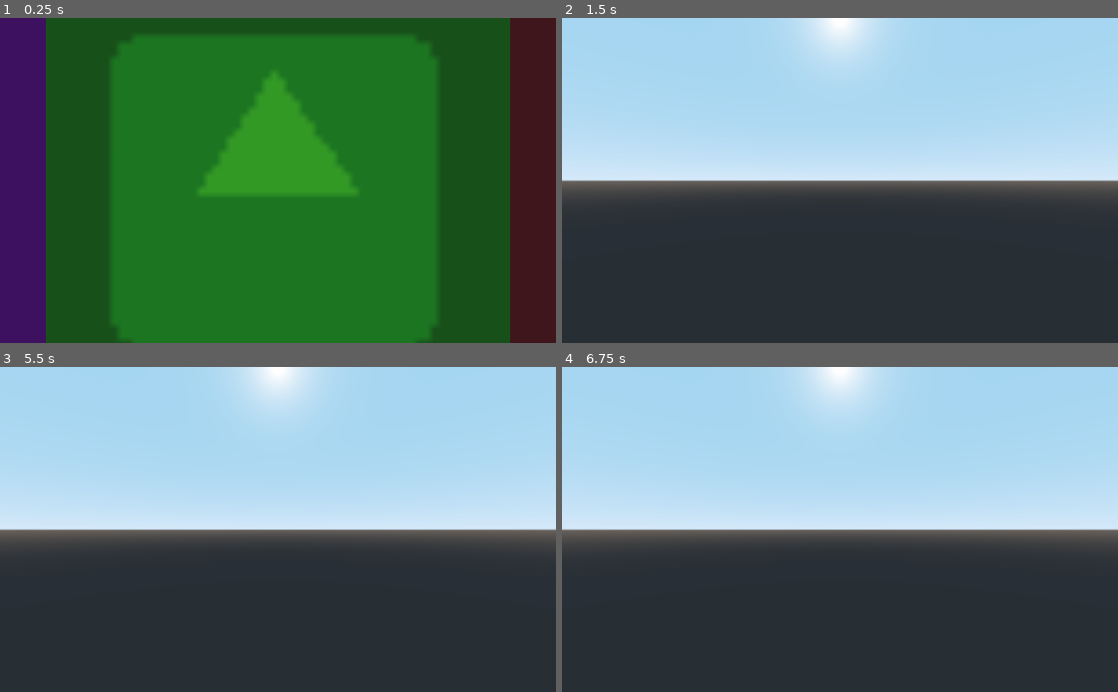
Above: before the commit, frames 1-4 (two rows, left to right).
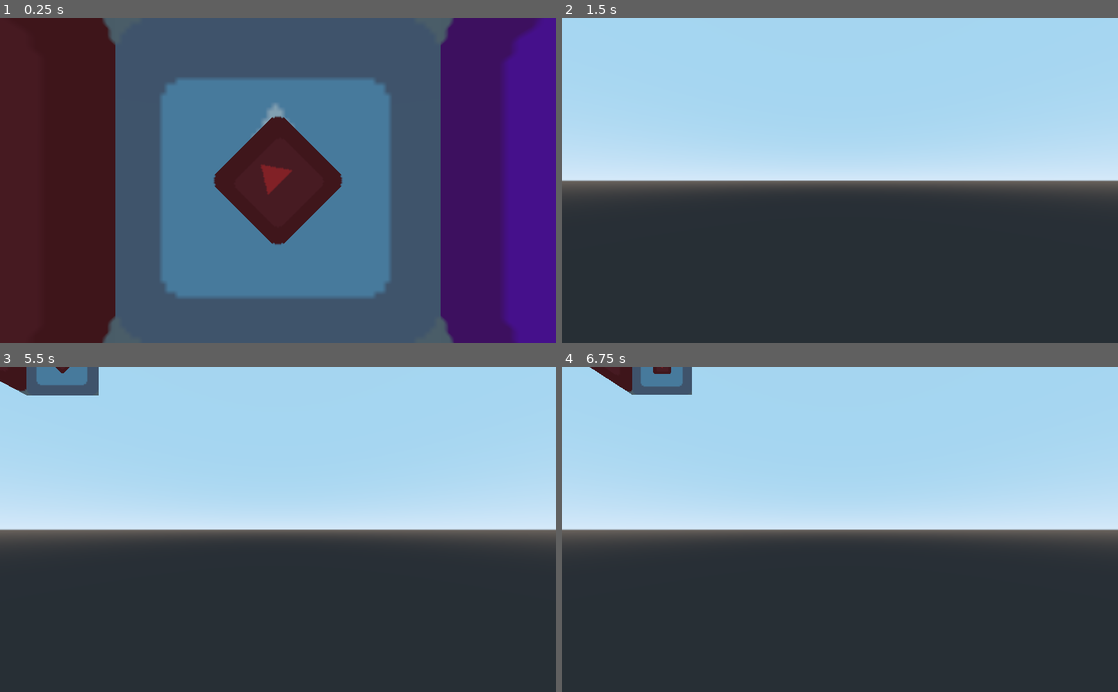
Above: after the commit, the same moments.

Repository: bemain/game-jam-2022w8
Game: Godot game, scene res://World.tscn
Two runs of this game, one before a commit and one after it. Both use one fixed random seed, a clock stepped at 60 frames per second and the inputs below. The engine's default icon, where the game draws it, is replaced by a stand-in: a white triangle on a blue panel in a dark square.
Inputs (mouse positions are in pixels of both pictures, inside the frame that each line leads up to):
- Up to frame 1 (0.25 s): no input
- Up to frame 2 (1.5 s): tap Enter at 0.5 s; move the mouse to (962, 164) at 0.52 s; hold D 0.53-1.25 s; tap Q at 0.6 s; click (962, 164) at 0.67 s; tap Space at 1.25 s; drag from (728, 196) to (812, 245) at 1.27 s
- Up to frame 3 (5.5 s): tap Enter at 2, 3.5 s; move the mouse to (333, 458) at 2.02 s; hold D 2.03-2.75 s; tap Q at 2.1, 3.6, 5.1 s; tap Space at 2.75, 4.25 s; drag from (250, 594) to (111, 480) at 2.77 s; move the mouse to (444, 578) at 3.52 s; hold A 3.53-4.25 s; drag from (111, 480) to (194, 448) at 4.27 s; move the mouse to (305, 529) at 5.02 s; hold S from 5.03 s (still down); click (305, 529) at 5.17 s
- Up to frame 4 (6.75 s): release S at 5.75 s; drag from (756, 448) to (728, 545) at 5.77 s; move the mouse to (962, 513) at 6.52 s; hold W from 6.53 s (still down); tap Q at 6.6 s

The runs differ from the first frame. In frame 1, 100% of the frame differs, in the area x 0-100%, y 0-100%; in frame 2, 1.6%; in frame 3, 3.1%; in frame 4, 2.9%.

Commit message:
Make walls and ceiling StaticBody in 3D

Diff:
--- a/World.gd
+++ b/World.gd
@@ -17,20 +17,20 @@
 	room3d.name = "Room"
 	# Generate walls
 	for i in range(4):
-		var mesh_instance = create_mesh(room2d.get_node("Wall" + str(i + 1)))
-		mesh_instance.name = "Wall" + str(i + 1)
+		var static_body = create_3d_object(room2d.get_node("Wall" + str(i + 1)))
+		static_body.name = "Wall" + str(i + 1)
 		# Position the mesh
-		mesh_instance.rotate(Vector3(1, 0, 0), -PI / 2)
-		mesh_instance.rotate(Vector3(0, 1, 0), i * PI / 2)
-		mesh_instance.translation = Vector3(0, 0, 0.5).rotated(Vector3(0, 1, 0), i * PI / 2)
-		room3d.add_child(mesh_instance)
+		static_body.rotate(Vector3(1, 0, 0), -PI / 2)
+		static_body.rotate(Vector3(0, 1, 0), i * PI / 2)
+		static_body.translation = Vector3(0, 0, 0.5).rotated(Vector3(0, 1, 0), i * PI / 2)
+		room3d.add_child(static_body)
 	# Generate ceilings
-	var mesh_instance = create_mesh(room2d.get_node("Ceiling"))
-	mesh_instance.name = "Ceiling"
+	var static_body = create_3d_object(room2d.get_node("Ceiling"))
+	static_body.name = "Ceiling"
 	# Position the mesh
-	mesh_instance.rotate(Vector3(1, 0, 0), PI)
-	mesh_instance.translation = Vector3(0, 0.5, 0)
-	room3d.add_child(mesh_instance)
+	static_body.rotate(Vector3(1, 0, 0), PI)
+	static_body.translation = Vector3(0, 0.5, 0)
+	room3d.add_child(static_body)
 
 	remove_child(room2d)
 
@@ -38,7 +38,7 @@
 	return room3d
 
 
-func create_mesh(surface):
+func create_3d_object(surface):
 	surface.get_parent().remove_child(surface)
 	surface.position = Constants.wallsize / 2 if surface.centered else Vector2.ZERO
 	surface.visible = true
@@ -56,6 +56,15 @@
 	material.albedo_texture = viewport.get_texture()
 	plane_mesh.size = viewport.size / viewport.size.x
 	plane_mesh.material = material
+	mesh_instance.name = "MeshInstance"
 	mesh_instance.mesh = plane_mesh
-	mesh_instance.add_child(viewport)
-	return mesh_instance
+	# Create StaticBody
+	var static_body = StaticBody.new()
+	var collision_shape = CollisionShape.new()
+	collision_shape.name = "CollisionShape"
+	collision_shape.shape = plane_mesh.create_trimesh_shape()
+	static_body.add_child(collision_shape)
+	static_body.add_child(viewport)
+	static_body.add_child(mesh_instance)
+
+	return static_body
--- a/World.tscn
+++ b/World.tscn
@@ -8,7 +8,9 @@
 script = ExtResource( 3 )
 
 [node name="Camera" type="Camera" parent="."]
+transform = Transform( -1, 0, -8.74228e-08, 0, 1, 0, 8.74228e-08, 0, -1, 0, 0, 0 )
 current = true
+fov = 90.0
 script = ExtResource( 1 )
 
 [node name="Room" parent="." instance=ExtResource( 2 )]
